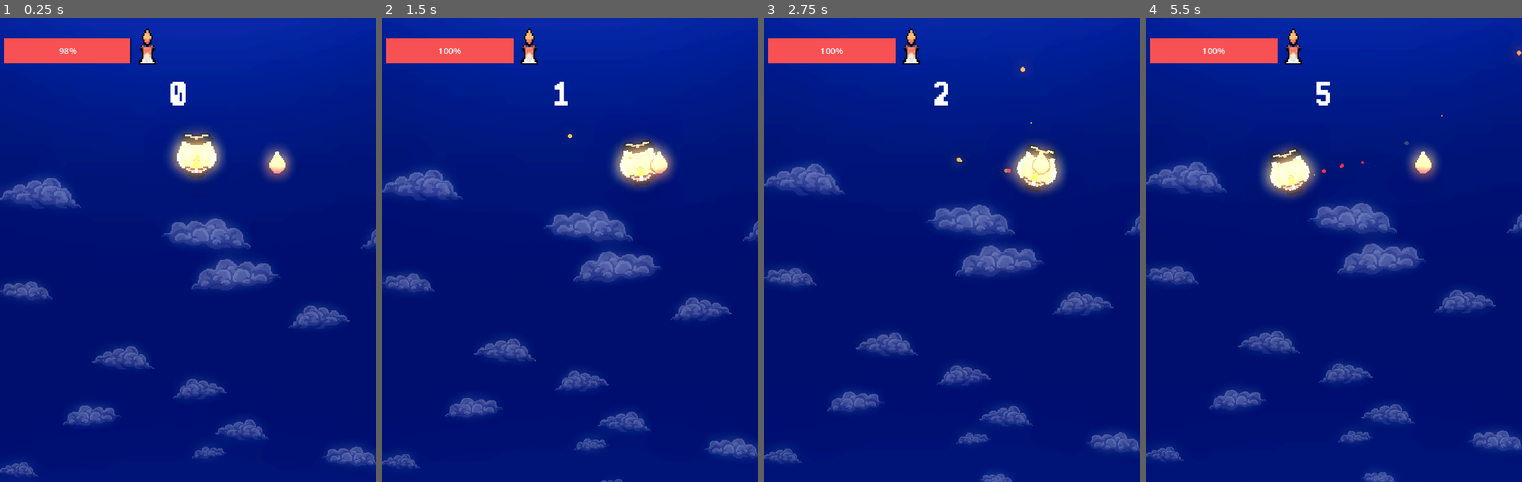
Above: before the commit, frames 1-4 (left to right).
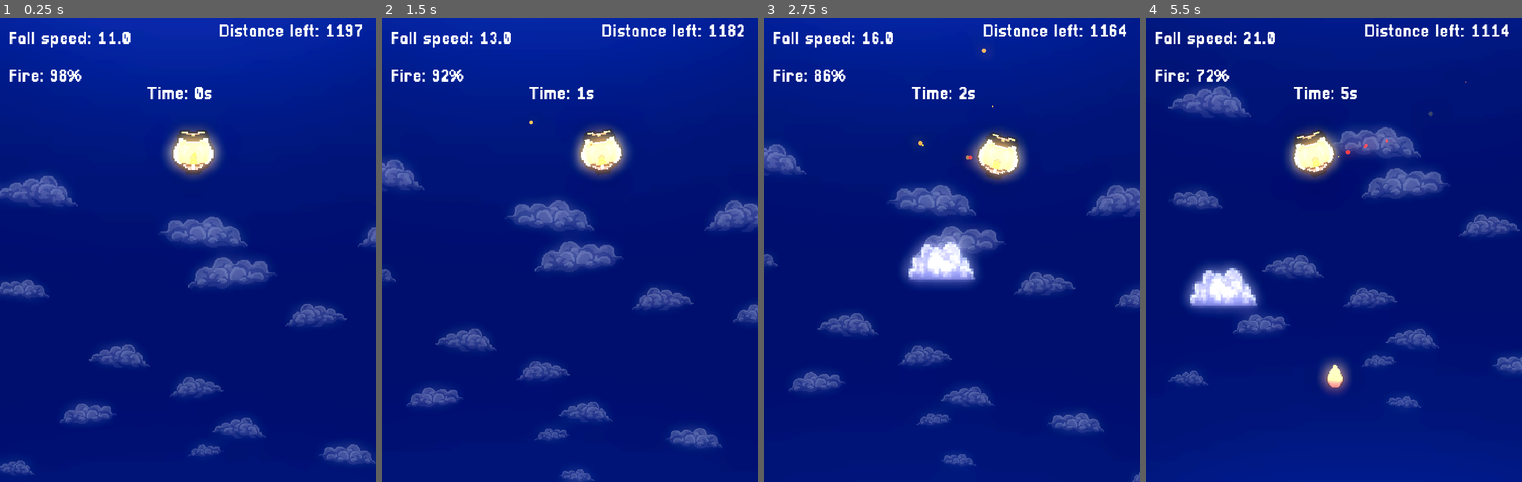
Above: after the commit, the same moments.

Repository: rayen011/sky-lantern-descent
Game: Godot game, scene res://scenes/game.tscn
The game is run twice, just before and just after one commit, with the same random seed, the same clock (stepped at 60 frames per second) and the same inputs.
Inputs:
- Up to frame 1 (0.25 s): no input
- Up to frame 2 (1.5 s): hold D (right) 0.53-1.28 s; hold A (left) from 1.28 s (still down)
- Up to frame 3 (2.75 s): release A (left) at 2.03 s; hold D (right) from 2.03 s (still down)
- Up to frame 4 (5.5 s): release D (right) at 3.53 s; hold A (left) from 3.53 s (still down)

The runs differ from the first frame. In frame 1, 7.5% of the frame differs, in the area x 0-100%, y 1-99%; in frame 2, 16%; in frame 3, 18%; in frame 4, 24%, in the area x 0-100%, y 0-100%.

Commit message:
update 2

Diff:
--- a/project.godot
+++ b/project.godot
@@ -48,6 +48,7 @@
 
 2d_physics/layer_1="lantern"
 2d_physics/layer_2="power"
+2d_physics/layer_3="obs"
 
 [physics]
 
--- /dev/null
+++ b/resources/cloud.tres
@@ -0,0 +1,12 @@
+[gd_resource type="Resource" script_class="ObstacleStats" load_steps=2 format=3 uid="uid://c6jlewk630cm7"]
+
+[ext_resource type="Script" uid="uid://b7saseljvyu5x" path="res://resources/obstacle_stats.gd" id="1_3yvqq"]
+
+[resource]
+script = ExtResource("1_3yvqq")
+move_speed = 10.0
+sway_amplitude = 10.0
+sway_speed = 1.0
+damage = 5.0
+knockback = 0.0
+metadata/_custom_type_script = "uid://b7saseljvyu5x"
--- /dev/null
+++ b/resources/item_base.tres
@@ -0,0 +1,12 @@
+[gd_resource type="Resource" script_class="ObstacleStats" load_steps=2 format=3 uid="uid://bhcq8jhsj40oy"]
+
+[ext_resource type="Script" uid="uid://b7saseljvyu5x" path="res://resources/obstacle_stats.gd" id="1_1bmy7"]
+
+[resource]
+script = ExtResource("1_1bmy7")
+move_speed = 50.0
+sway_amplitude = 0.0
+sway_speed = 0.0
+damage = 10.0
+knockback = 0.0
+metadata/_custom_type_script = "uid://b7saseljvyu5x"
--- /dev/null
+++ b/resources/obstacle_stats.gd
@@ -0,0 +1,8 @@
+extends Resource
+class_name ObstacleStats
+
+@export var move_speed: float = 50.0     # how fast it scrolls downward
+@export var sway_amplitude: float = 0.0  # left/right sway distance
+@export var sway_speed: float = 0.0      # sway speed
+@export var damage: float = 10.0         # how much fire power it drains (or other effect)
+@export var knockback: float = 0.0       # how much it pushes the lantern
--- a/scenes/game.tscn
+++ b/scenes/game.tscn
@@ -1,10 +1,12 @@
-[gd_scene load_steps=7 format=3 uid="uid://der68l8au4xla"]
+[gd_scene load_steps=9 format=3 uid="uid://der68l8au4xla"]
 
+[ext_resource type="Script" uid="uid://diit4o6xuqfo1" path="res://scripts/game.gd" id="1_u5sy4"]
 [ext_resource type="Script" uid="uid://cp62iwy5118ai" path="res://scripts/parallax_background.gd" id="2_lnu2h"]
 [ext_resource type="PackedScene" uid="uid://dph7v51bpmtei" path="res://scenes/lantern.tscn" id="2_yqjtg"]
 [ext_resource type="Texture2D" uid="uid://dkj7yqonvbngr" path="res://assets/sprites/background2.png" id="3_lnu2h"]
 [ext_resource type="PackedScene" uid="uid://cp0xwmtyd04ng" path="res://scenes/interfaces/game_interface.tscn" id="4_lbhrr"]
 [ext_resource type="PackedScene" uid="uid://edxkd1o1kncd" path="res://scenes/fire_power.tscn" id="5_iywne"]
+[ext_resource type="PackedScene" uid="uid://cwl5jjhpnny52" path="res://scenes/items/cloud.tscn" id="6_p57ef"]
 
 [sub_resource type="Environment" id="Environment_lnu2h"]
 background_mode = 3
@@ -18,10 +20,19 @@
 glow_hdr_luminance_cap = 35.44
 
 [node name="Game" type="Node2D"]
+script = ExtResource("1_u5sy4")
+obstacle_scene = ExtResource("6_p57ef")
+item_scene = ExtResource("5_iywne")
 
 [node name="lantern" parent="." instance=ExtResource("2_yqjtg")]
 position = Vector2(355, 239)
 motion_mode = 1
+
+[node name="Camera2D" type="Camera2D" parent="lantern"]
+position = Vector2(-3, 60.6667)
+limit_left = -64
+limit_right = 750
+limit_smoothed = true
 
 [node name="ParallaxBackground" type="ParallaxBackground" parent="."]
 scroll_offset = Vector2(1, 0)
@@ -29,7 +40,7 @@
 
 [node name="ParallaxLayer" type="ParallaxLayer" parent="ParallaxBackground"]
 position = Vector2(330, 277)
-motion_mirroring = Vector2(0, 1250)
+motion_mirroring = Vector2(851.1, 1250)
 
 [node name="Sprite2D" type="Sprite2D" parent="ParallaxBackground/ParallaxLayer"]
 position = Vector2(42, 306)
@@ -42,6 +53,3 @@
 [node name="CanvasLayer" type="CanvasLayer" parent="."]
 
 [node name="game_interface" parent="CanvasLayer" instance=ExtResource("4_lbhrr")]
-
-[node name="fire_power" parent="." instance=ExtResource("5_iywne")]
-position = Vector2(501, 263)
--- a/scenes/interfaces/game_interface.tscn
+++ b/scenes/interfaces/game_interface.tscn
@@ -1,16 +1,7 @@
-[gd_scene load_steps=7 format=3 uid="uid://cp0xwmtyd04ng"]
+[gd_scene load_steps=3 format=3 uid="uid://cp0xwmtyd04ng"]
 
 [ext_resource type="FontFile" uid="uid://duodd2phdjvbf" path="res://fonts/Pixellari.ttf" id="1_1kqtm"]
 [ext_resource type="Script" uid="uid://bt03hc0trbyc4" path="res://scripts/game_interface.gd" id="1_g8ldk"]
-[ext_resource type="Texture2D" uid="uid://hvd2eeoogrl3" path="res://assets/sprites/candle_icon.png" id="2_rp7mt"]
-
-[sub_resource type="StyleBoxEmpty" id="StyleBoxEmpty_uexv2"]
-
-[sub_resource type="StyleBoxFlat" id="StyleBoxFlat_mxsga"]
-bg_color = Color(0, 0, 0, 0.360784)
-
-[sub_resource type="StyleBoxFlat" id="StyleBoxFlat_1kqtm"]
-bg_color = Color(0.968627, 0.317647, 0.32549, 1)
 
 [node name="game_interface" type="Control"]
 layout_mode = 3
@@ -21,43 +12,52 @@
 grow_vertical = 2
 script = ExtResource("1_g8ldk")
 
-[node name="Panel" type="Panel" parent="."]
-layout_mode = 0
-offset_right = 243.0
-offset_bottom = 77.0
-theme_override_styles/panel = SubResource("StyleBoxEmpty_uexv2")
-
-[node name="fire_bar" type="ProgressBar" parent="Panel"]
-layout_mode = 0
-offset_left = 7.0
-offset_top = 36.0
-offset_right = 237.0
-offset_bottom = 82.0
-theme_override_styles/background = SubResource("StyleBoxFlat_mxsga")
-theme_override_styles/fill = SubResource("StyleBoxFlat_1kqtm")
-max_value = 1.0
-step = 0.001
-value = 1.0
-
-[node name="TextureRect" type="TextureRect" parent="Panel"]
-layout_mode = 0
-offset_left = 226.0
-offset_top = 4.0
-offset_right = 266.0
-offset_bottom = 44.0
-scale = Vector2(2, 2)
-texture = ExtResource("2_rp7mt")
-
 [node name="time_label" type="Label" parent="."]
 layout_mode = 1
 anchors_preset = 5
 anchor_left = 0.5
 anchor_right = 0.5
-offset_left = -36.0
-offset_top = 110.0
-offset_right = 77.0
-offset_bottom = 161.0
+offset_left = -52.0
+offset_top = 122.0
+offset_right = 20.0
+offset_bottom = 154.0
 grow_horizontal = 2
 theme_override_fonts/font = ExtResource("1_1kqtm")
-theme_override_font_sizes/font_size = 64
+theme_override_font_sizes/font_size = 32
 text = "55:55"
+
+[node name="dist_label" type="Label" parent="."]
+layout_mode = 1
+anchors_preset = 5
+anchor_left = 0.5
+anchor_right = 0.5
+offset_left = 92.0
+offset_top = 9.0
+offset_right = 278.0
+offset_bottom = 41.0
+grow_horizontal = 2
+theme_override_fonts/font = ExtResource("1_1kqtm")
+theme_override_font_sizes/font_size = 32
+text = "land in: 900M"
+
+[node name="fall_speed_label" type="Label" parent="."]
+layout_mode = 1
+offset_left = 13.0
+offset_top = 22.0
+offset_right = 273.0
+offset_bottom = 54.0
+theme_override_fonts/font = ExtResource("1_1kqtm")
+theme_override_font_sizes/font_size = 32
+text = "fall speed"
+autowrap_mode = 3
+
+[node name="fire_label" type="Label" parent="."]
+layout_mode = 1
+offset_left = 13.0
+offset_top = 90.0
+offset_right = 199.0
+offset_bottom = 122.0
+theme_override_fonts/font = ExtResource("1_1kqtm")
+theme_override_font_sizes/font_size = 32
+text = "Fire:50%"
+autowrap_mode = 3
--- /dev/null
+++ b/scenes/items/cloud.tscn
@@ -0,0 +1,21 @@
+[gd_scene load_steps=5 format=3 uid="uid://cwl5jjhpnny52"]
+
+[ext_resource type="Script" uid="uid://bp77q61a1n4ya" path="res://scripts/items/item.gd" id="1_e1sug"]
+[ext_resource type="Resource" uid="uid://c6jlewk630cm7" path="res://resources/cloud.tres" id="2_a463s"]
+[ext_resource type="Texture2D" uid="uid://biti381hbkrn0" path="res://assets/sprites/cloud.png" id="3_a463s"]
+
+[sub_resource type="RectangleShape2D" id="RectangleShape2D_e1sug"]
+size = Vector2(124, 74)
+
+[node name="cloud" type="Area2D"]
+z_index = 1
+collision_layer = 4
+script = ExtResource("1_e1sug")
+stats = ExtResource("2_a463s")
+
+[node name="Sprite2D" type="Sprite2D" parent="."]
+scale = Vector2(3.9375, 4.9)
+texture = ExtResource("3_a463s")
+
+[node name="CollisionShape2D" type="CollisionShape2D" parent="."]
+shape = SubResource("RectangleShape2D_e1sug")
--- a/scenes/lantern.tscn
+++ b/scenes/lantern.tscn
@@ -16,7 +16,9 @@
 colors = PackedColorArray(1, 0.137255, 0, 1, 0.992157, 0.94902, 0.0627451, 1, 0.968627, 0.552941, 0.0352941, 1, 0.992157, 0.94902, 0.0627451, 0)
 
 [node name="lantern" type="CharacterBody2D" groups=["Lantern"]]
+z_index = 1
 scale = Vector2(3, 3)
+collision_mask = 7
 script = ExtResource("1_uxgnm")
 
 [node name="Sprite2D" type="Sprite2D" parent="."]
--- a/scripts/fire_power.gd
+++ b/scripts/fire_power.gd
@@ -3,4 +3,4 @@
 
 func _on_body_entered(body: Node2D) -> void:
 	if body is Lantern:
-		body.fire_power += 10
+		body.fire_power += 50
--- /dev/null
+++ b/scripts/game.gd
@@ -0,0 +1,42 @@
+extends Node2D
+
+@export var obstacle_scene: PackedScene
+@export var item_scene: PackedScene
+@export var spawn_interval: float = 1.5
+@export var spawn_margin_top: float = 50.0
+
+var spawn_timer: float = 0.0
+var lantern: Node2D
+
+func _ready():
+	lantern = get_tree().get_first_node_in_group("Lantern")
+	randomize()
+
+func _process(delta):
+	if not lantern:
+		return
+
+	spawn_timer += delta
+	if spawn_timer >= spawn_interval:
+		spawn_timer = 0.0
+		spawn_object()
+
+func spawn_object():
+	var camera = get_viewport().get_camera_2d()
+	if not camera:
+		return
+
+	var viewport_size = get_viewport_rect().size
+	var spawn_x = randf_range(50, viewport_size.x - 50)
+
+	# Spawn at the top edge of camera's visible area
+	var spawn_y = camera.global_position.y - viewport_size.y / 2 + 700  # 50 px inside the top
+
+	var obj
+	if randi() % 2 == 0:
+		obj = obstacle_scene.instantiate()
+	else:
+		obj = item_scene.instantiate()
+
+	obj.global_position = Vector2(spawn_x, spawn_y)
+	add_child(obj)
--- a/scripts/game_interface.gd
+++ b/scripts/game_interface.gd
@@ -1,15 +1,23 @@
 extends Control
 
-var lantern
-# Called when the node enters the scene tree for the first time.
+var lantern: Lantern
+
 func _ready() -> void:
 	lantern = get_tree().get_first_node_in_group("Lantern")
 
+func _process(delta: float) -> void:
+	if not lantern:
+		return
 
+	# --- Time ---
+	$time_label.text = "Time: " + str(int(lantern.time_passed)) + "s"
 
-# Called every frame. 'delta' is the elapsed time since the previous frame.
-func _process(delta: float) -> void:
-	lantern = get_tree().get_first_node_in_group("Lantern")
-	$Panel/fire_bar.max_value = lantern.max_fire
-	$Panel/fire_bar.value = lantern.fire_power / lantern.max_fire * 100.0
-	$time_label.text = str(int(lantern.time_passed))
+	# --- Distance left ---
+	$dist_label.text = "Distance left: " + str(int(lantern.current_distance))
+
+	# --- Fall speed ---
+	$fall_speed_label.text = "Fall speed: " + str(round(lantern.velocity.y))
+
+	# --- Fire power ---
+	var fire_percent = int((lantern.fire_power / lantern.max_fire) * 100)
+	$fire_label.text = "Fire: " + str(fire_percent) + "%"
--- a/scripts/globals/global_stats.gd
+++ b/scripts/globals/global_stats.gd
@@ -1,3 +1 @@
 extends Node
-
-var acending_speed = 40
--- /dev/null
+++ b/scripts/items/item.gd
@@ -0,0 +1,36 @@
+extends Area2D
+class_name Obstacle
+
+@export var stats: ObstacleStats
+@onready var sprite: Sprite2D = $Sprite2D
+
+var time_passed: float = 0.0
+
+# Base ascending speed of the obstacle (will move up automatically)
+@export var ascend_speed: float = 200.0
+
+func _process(delta: float) -> void:
+	time_passed += delta
+
+	# --- Ascend automatically ---
+	global_position.y -= ascend_speed * delta
+
+	# --- Horizontal sway motion ---
+	if stats.sway_amplitude > 0.0:
+		global_position.x += sin(time_passed * stats.sway_speed) * stats.sway_amplitude * delta
+
+	# --- Remove when far below camera (no longer visible) ---
+	var camera_y = get_viewport().get_camera_2d().global_position.y
+	if global_position.y > camera_y + 600 or global_position.y < camera_y - 600:
+		queue_free()
+
+func _on_body_entered(body: Node) -> void:
+	if body is Lantern:
+		# Apply damage to lantern's fire power
+		body.fire_power = max(body.fire_power - stats.damage, 0)
+
+		# Optional horizontal knockback
+		if stats.knockback != 0:
+			body.velocity.x += stats.knockback
+
+		queue_free()
--- a/scripts/lantern.gd
+++ b/scripts/lantern.gd
@@ -1,26 +1,32 @@
 extends CharacterBody2D
 class_name Lantern
+
 const SPEED = 200.0
 @export var screen_margin: float = 32
 @export var max_tilt: float = 15.0
-@export var bob_amplitude: float = 15
-@export var bob_speed: float = 5
-@export var min_descent: float = 10.0   # slowest descent when fire is full
-@export var max_descent: float = 200  # fastest descent when fire is gone
+@export var min_descent: float = 10.0
+@export var max_descent: float = 50.0
 
-@export var fire_power: float = 100.0 # current fire fuel
-@export var max_fire: float = 100.0   # max fire fuel
+@export var fire_power: float = 100.0
+@export var max_fire: float = 100.0
+
+@export var max_distance: float = 1200.0 # total journey to ground
+var current_distance: float
 
 var time_passed: float = 0.0
+var landed: bool = false
 
-
+func _ready() -> void:
+	current_distance = max_distance
 
 func _physics_process(delta: float) -> void:
+	if landed:
+		return
+
 	time_passed += delta
 
-	# --- Reduce fire power over time ---
-	fire_power = max(fire_power - 5 * delta, 0) # drains slowly
-
+	# --- Fire drains ---
+	fire_power = max(fire_power - 5 * delta, 0)
 
 	# --- Horizontal movement ---
 	var direction := Input.get_axis("left", "right")
@@ -29,8 +35,8 @@
 	else:
 		velocity.x = move_toward(velocity.x, 0, SPEED)
 
-	# --- Vertical descent based on fire power ---
-	var t = 1.0 - (fire_power / max_fire) # 0 = full fire, 1 = no fire
+	# --- Vertical descent (based on fire) ---
+	var t = 1.0 - (fire_power / max_fire) # 0 = full fire, 1 = empty fire
 	velocity.y = lerp(min_descent, max_descent, t)
 
 	move_and_slide()
@@ -39,13 +45,22 @@
 	var viewport_size = get_viewport_rect().size
 	global_position.x = clamp(global_position.x, screen_margin, viewport_size.x - screen_margin)
 
-	# --- Tilt effect ---
+	# --- Apply descent to journey distance ---
+	current_distance = max(current_distance - velocity.y * delta, 0)
+
+	# --- Check if reached ground ---
+	if current_distance <= 0:
+		_on_reach_ground()
+
+	# --- Tilt ---
 	var tilt = (velocity.x / SPEED) * max_tilt
 	rotation_degrees = lerp(rotation_degrees, tilt, 0.1)
-
-	# --- Bobbing effect ---
-	global_position.y += sin(time_passed * bob_speed) * bob_amplitude * delta
 
 
 func restore_fire(amount: float) -> void:
 	fire_power = clamp(fire_power + amount, 0, max_fire)
+
+func _on_reach_ground() -> void:
+	landed = true
+	velocity = Vector2.ZERO
+	print("Lantern has landed! 🎉") # Replace with end screen/game win
Binary file added: assets/sprites/cloud.png
Not shown, added: assets/sprites/cloud.png.import
Not shown, added: resources/obstacle_stats.gd.uid
Not shown, added: scripts/game.gd.uid
Not shown, added: scripts/items/item.gd.uid
